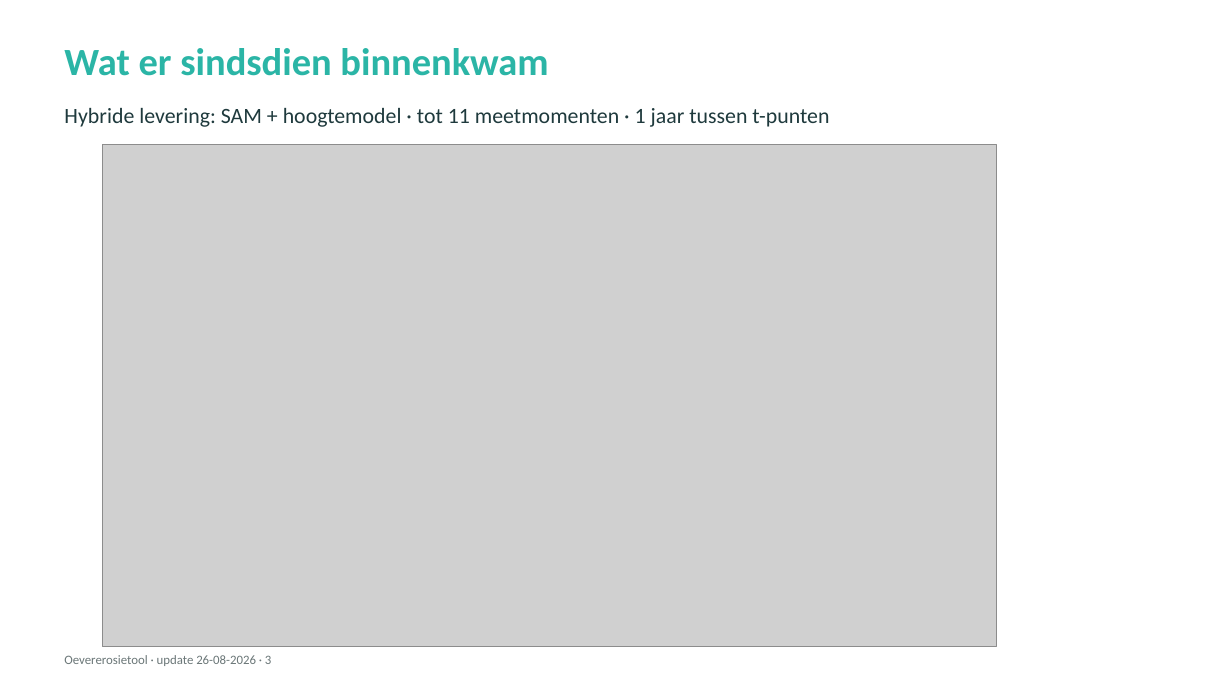
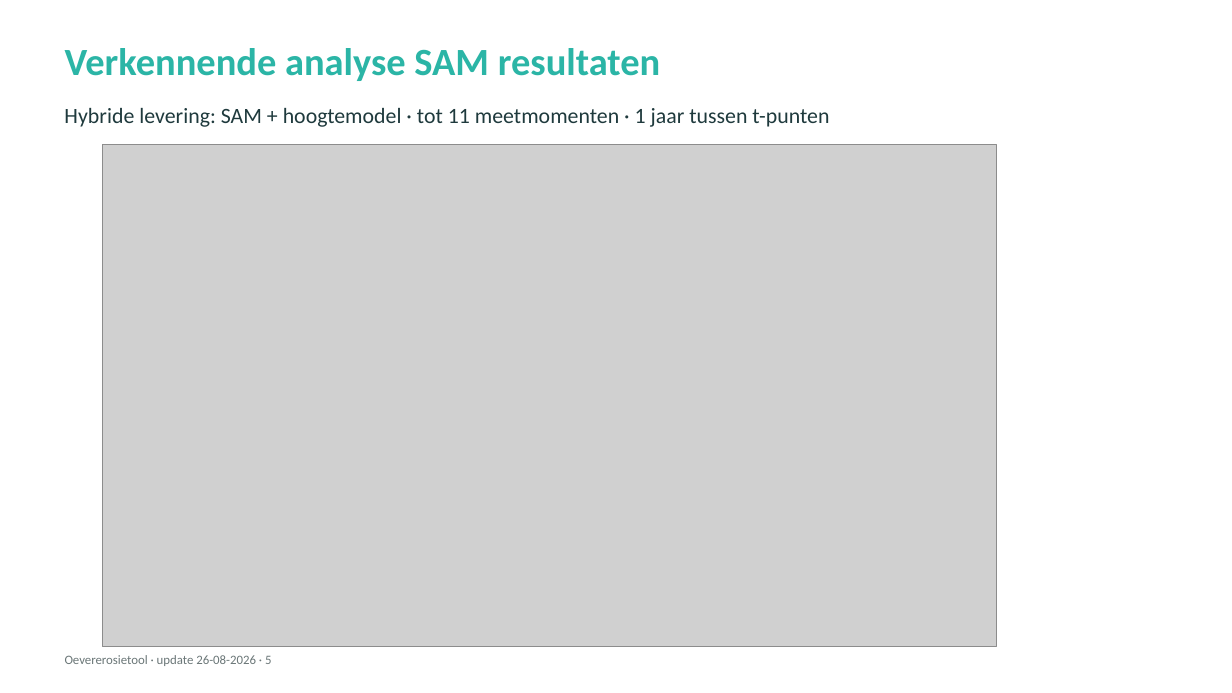
Before and after one commit to HAL24K/wocu-oevererosie, a slide deck: slide 5 of docs/presentations/20260826_update_v2.pptx (slide 3 before the commit). Drawn at 1232x693 pixels with LibreOffice and Linux fonts; fonts in the diff are those of the drawing; grey boxes stand for pictures. Boxes give left, top, right and bottom in pixels: in the first picture for what was removed or moved away, otherwise in the second. Text is boxed around its words. In the diff, an @@ line names an element or a change of style, - is before the commit and + after.

```diff
--- a/docs/presentations/20260826_update_v2.pptx
+++ b/docs/presentations/20260826_update_v2.pptx
@@ text at <box>65,48,660,81</box>: text changed @@
-Wat er sindsdien binnenkwam
+Verkennende analyse SAM resultaten
@@ text at <box>65,655,271,666</box>: text changed @@
-Oevererosietool · update 26-08-2026 · 3
+Oevererosietool · update 26-08-2026 · 5
```
Also in this commit, not shown: 14 other slides changed, 1 slide removed, 3 other files.
